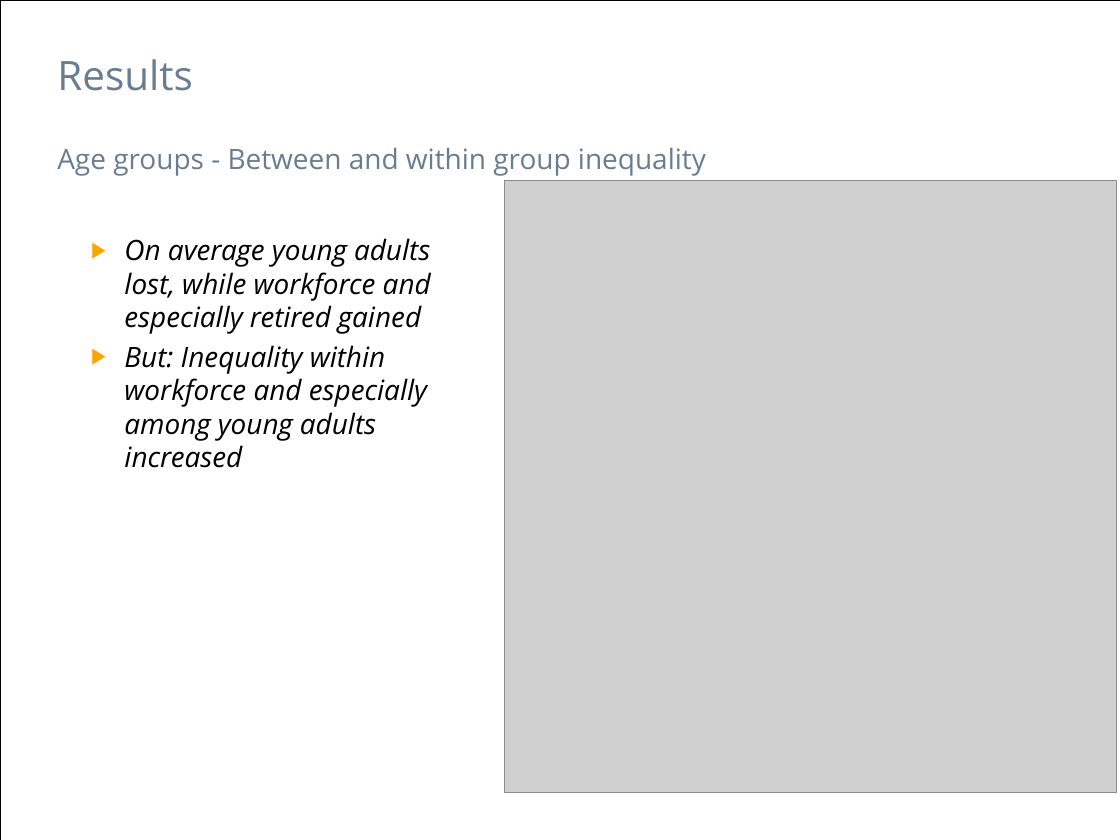
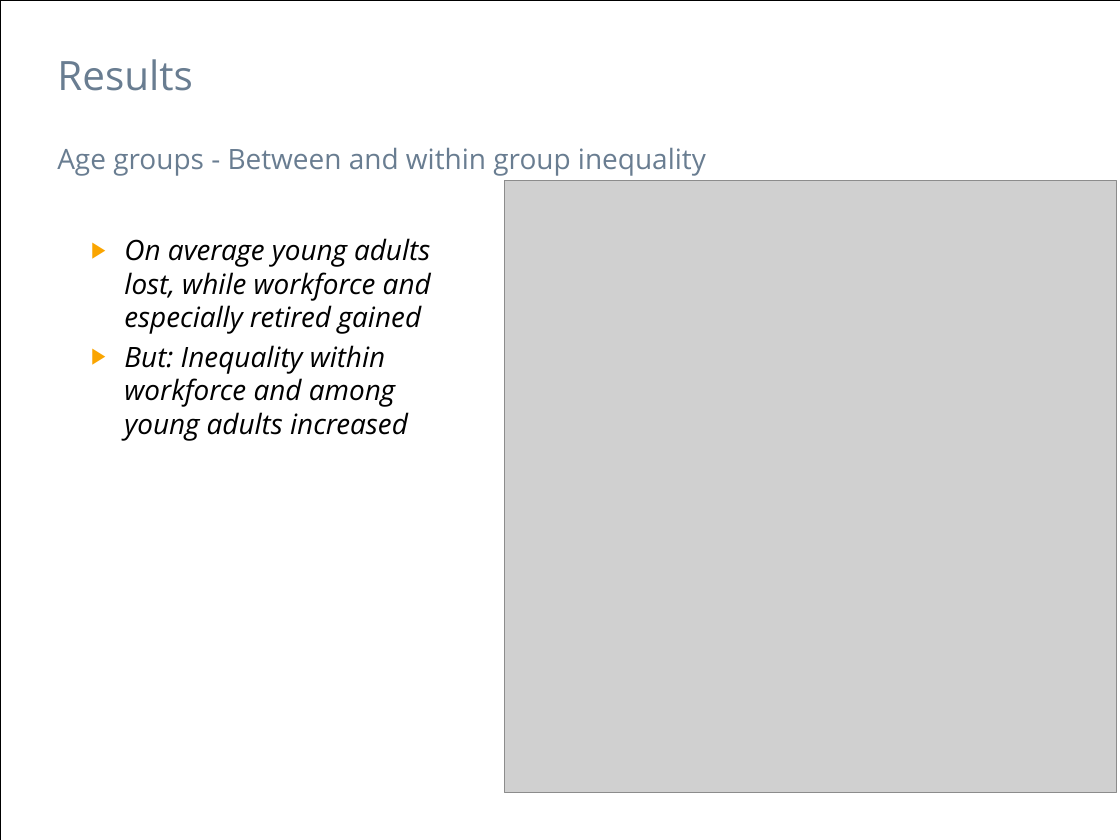
Before and after one commit to hackstutz/neuchatel, a slide deck: slide 7 of presentation/Inequality by Demographic Factors_NoTheory_3.pptx. Drawn at 1120x840 pixels with LibreOffice and Linux fonts; fonts in the diff are those of the drawing; grey boxes stand for pictures. Boxes give left, top, right and bottom in pixels: in the first picture for what was removed or moved away, otherwise in the second. Text is boxed around its words. In the diff, an @@ line names an element or a change of style, - is before the commit and + after.

```diff
--- a/presentation/Inequality by Demographic Factors_NoTheory_3.pptx
+++ b/presentation/Inequality by Demographic Factors_NoTheory_3.pptx
@@ text at (124,345,408,441): text changed @@
-▶ But: Inequality within workforce and especially among young adults increased
+▶ But: Inequality within workforce and among young adults increased
```
Also in this commit, not shown: 5 other slides changed.
